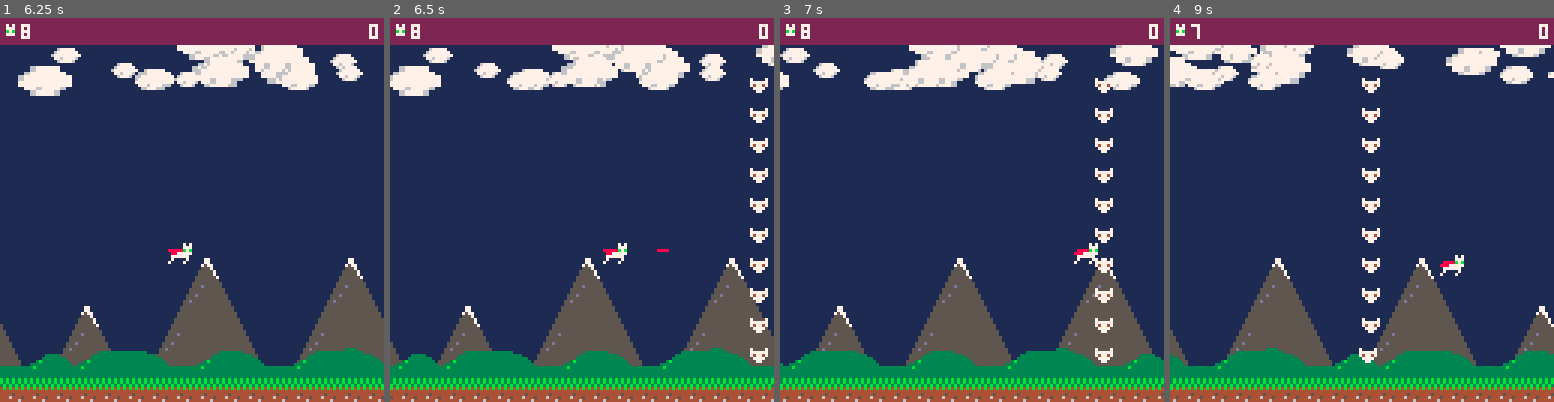
Above: before the commit, frames 1-4 (left to right).
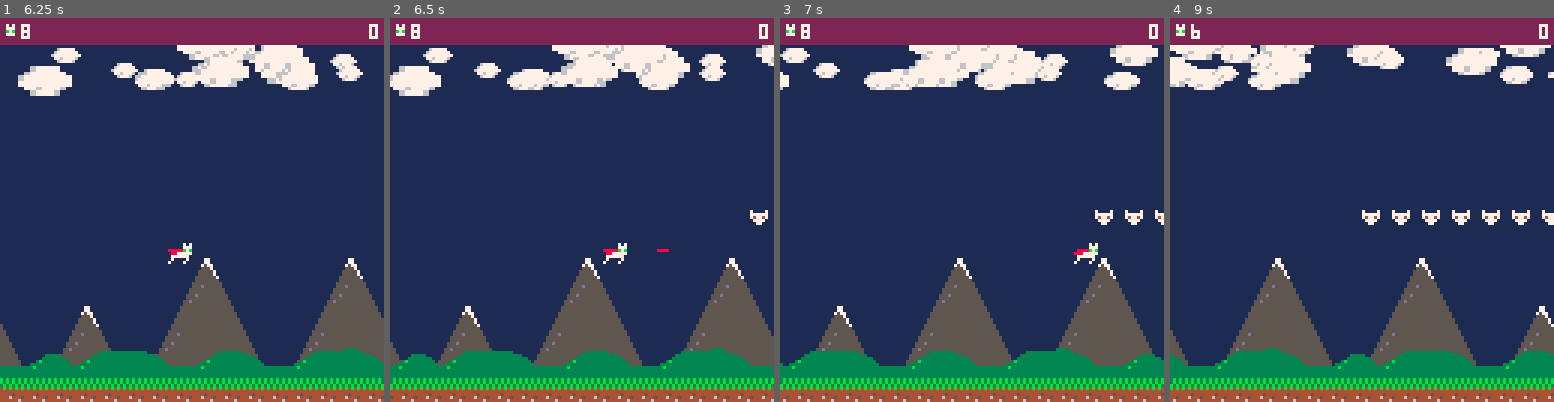
Above: after the commit, the same moments.

Repository: zothynine/picoheads
Game: PICO-8 cartridge catfight.p8
Same seed, same stepped clock (60 frames per second), same inputs: the game is played once before the commit and once after it.
Inputs:
- Up to frame 1 (6.25 s): tap X (X key) at 0.33, 1.07, 1.85, 2.97, 4.08, 5.2 s; hold Right 1.6-2.1 s; hold Up 2.15-2.42 s; hold Right 2.47-3.03 s; hold Left 3.08-3.58 s; hold Down 3.63-3.97 s; hold Right 4.02-4.68 s; hold Up 4.73-5.03 s; hold Left 5.08-5.68 s; hold Down 5.73-6.03 s; hold Right from 6.08 s (still down)
- Up to frame 2 (6.5 s): keep holding Right; tap X (X key) at 6.32 s
- Up to frame 3 (7 s): release Right at 6.58 s; hold Right from 6.63 s (still down)
- Up to frame 4 (9 s): release Right at 7.13 s; hold Up 7.18-7.45 s; tap X (X key) at 7.43, 8.55 s; hold Right 7.5-8.07 s; hold Left 8.12-8.62 s; hold Down from 8.67 s (still down)

Frame 1 is identical in both runs. In frame 2, 1.3% of the frame differs, in the area x 93-99%, y 15-90%; in frame 3, 1.5%; in frame 4, 2.3%, in the area x 5-100%, y 1-90%.

Commit message:
Episode 24

Diff:
--- a/catfight.p8
+++ b/catfight.p8
@@ -69,6 +69,7 @@
     mouse={name="mouse",s={22,0,6,5}},
     rat={name="rat",s={16,0,6,5},shots={iv=2}},
     flea={name="flea",s={46,0,9,9},shots={iv=1}},
+    cannon={name="cannon",s={56,1,7,7},shots={iv=1}}
   }
 
   swarms={
@@ -81,26 +82,25 @@
   levels={
     {
       {tim="0:3:0",
-        swarm=swarms.stack,
+        swarm=swarms.line,
         e_type=enemy_types.mouse,
         path="linear",
         x=127,
-        y=20,
-        count=10,
+        y=64,
+        count=15,
         dirty=false,
         health=2,
         enemies={},
         stop=64},
-      -- {tim="0:6:0",
-      --   swarm=swarms.circle,
-      --   e_type=enemy_types.rat,
-      --   path="linear",
-      --   x=127,
-      --   y=90,
-      --   count=swarms.circle.n,
-      --   dirty=false,
-      --   enemies={},
-      --   stop=70},
+      {tim="0:6:0",
+        swarm=swarms.line,
+        e_type=enemy_types.cannon,
+        path="floor",
+        x=127,
+        y=120-enemy_types.cannon.s[4],
+        count=1,
+        dirty=false,
+        enemies={}},
       -- {tim="0:9:0",
       --   swarm=swarms.line4,
       --   e_type=enemy_types.mouse,
@@ -513,17 +513,9 @@
     _y=_w.y+(_i-1)*10
     return _x,_y
   elseif _w.swarm.name=="tri" then
-    -- 1 2 4 7 12
-    if i==1 then
-      _x=_w.x
-      _y=_w.y
-    elseif _i%2==0 then
-      _x=_w.x+(_i/2*10)
-      _y=_w.y+(_i/2*5)
-    else
-      _x=_w.x+(flr(_i/2)*10)
-      _y=_w.y+((flr(_i/2)*5) * -1)
-    end
+    row=flr((sqrt(8*_i-7)-1)/2)
+    _x=_w.x+row*10
+    _y=_w.y+(row*(row+2)-2*_i+2)*5
     return _x,_y
   end
 end
@@ -555,8 +547,20 @@
         h=_w.e_type.s[4],
         health=_w.health or 1,
         r=sqrt((_w.x-127)*(_w.x-127)+(127-_w.y)*(127-_w.y))})
+    elseif _w.path=="floor" then
+      add(_w.enemies,{
+        si=i,
+        x=_x,
+        y=_y,
+        ox=nil,
+        oy=nil,
+        a=_a,
+        w=_w.e_type.s[3],
+        h=_w.e_type.s[4],
+        health=_w.health or 1
+      })
     else
-      add(_w.enemies, {
+      add(_w.enemies,{
         si=i,
         x=_x,
         y=_y,
@@ -611,15 +615,13 @@
           _e.y=_w.y+_w.swarm.r*sin(_e.a)
         end
       elseif _w.path=="linear" then
-        if _e.x+_e.w<0 then
-          delete_enemy(_w,_e)
-        end
-
-        if _w.stop and _w.x >= _w.stop then
+        if (_e.x+_e.w<0) delete_enemy(_w,_e)
+
+        if _w.stop and _w.x < _w.stop then
+          _w.stopped=true
+        else
           if (not _dirty) _w.x-=0.5
           _e.x,_e.y=update_enemy(_w,_e.si)
-        elseif _w.stop and _w.x < _w.stop then
-          _w.stopped=true
         end
       elseif _w.path=="wave" then
         if (_e.x+_e.w<0) delete_enemy(_w,_e)
@@ -640,6 +642,10 @@
         if (not _dirty) _w.x=_e.ox+_e.r*cos(_e.a)
         if (not _dirty) _w.y=_e.oy+_e.r*sin(_e.a)
         _e.x,_e.y=update_enemy(_w,_e.si)
+      elseif _w.path=="floor" then
+        if (_e.x+_e.w<0) delete_enemy(_w,_e)
+        if (not _dirty) _w.x-=1
+        _e.x,_e.y=update_enemy(_w,_e.si)
       end
 
       if _w.e_type.shots then
@@ -657,6 +663,8 @@
               add(shots,{x=_e.x+5,y=_e.y+5,w=4,h=1,dx=1,dy=1})
               add(shots,{x=_e.x+5,y=_e.y+5,w=4,h=1,dx=0,dy=1})
               add(shots,{x=_e.x+5,y=_e.y+5,w=4,h=1,dx=-1,dy=1})
+            elseif _w.e_type.name=="cannon" then
+              add(shots,{x=_e.x+5,y=_e.y+1,w=1,h=4,dx=0,dy=-1})
             else
               add(shots,{x=_e.x,y=_e.y+4,w=3,h=1,dx=-1,dy=0})
             end
@@ -972,13 +980,13 @@
 end
 __gfx__
 00000000000007075000057000070099000066000022005000500050000000000000000000000000000000000000000000000000000000000000000000000000
-00000000dd0007775555557777770988900677600288200505550500000000000000000000000000000000000000000000000000000000000000000000000000
-00700700a8888b7b5855857477479888896777762888820057775000000000000000000000000000000000000000000000000000000000000000000000000000
-00077000988777770555500777709888896777762888820577777500000000000000000000000000000000000000000000000000000000000000000000000000
-00077000077777700055000077000988900677600288205577777550000000000000000000000000000000000000000000000000000000000000000000000000
-00700700070000700000000000000099000066000022000577777500000000000000000000000000000000000000000000000000000000000000000000000000
-00000000700007000000000000000000000000000000000057775000000000000000000000000000000000000000000000000000000000000000000000000000
-00000000000000000000000000000000000000000000000505550500000000000000000000000000000000000000000000000000000000000000000000000000
+00000000dd0007775555557777770988900677600288200505550500000400000000000000000000000000000000000000000000000000000000000000000000
+00700700a8888b7b5855857477479888896777762888820057775000000900000000000000000000000000000000000000000000000000000000000000000000
+00077000988777770555500777709888896777762888820577777500004940000000000000000000000000000000000000000000000000000000000000000000
+00077000077777700055000077000988900677600288205577777550049994000000000000000000000000000000000000000000000000000000000000000000
+00700700070000700000000000000099000066000022000577777500049994000000000000000000000000000000000000000000000000000000000000000000
+00000000700007000000000000000000000000000000000057775000499999400000000000000000000000000000000000000000000000000000000000000000
+00000000000000000000000000000000000000000000000505550500499999400000000000000000000000000000000000000000000000000000000000000000
 00677770000000000000000000000000000000000000005000500050000000000000000000000000000000000000000000000000000000000000000000000000
 06777777000000000000000000000000000000000000000000000000000000000000000000000000000000000000000000000000000000000000000000000000
 67777777700000000000000000000000000000000000000000000000000000000000000000000000000000000000000000000000000000000000000000000000
